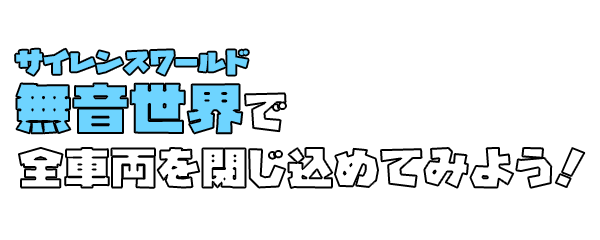
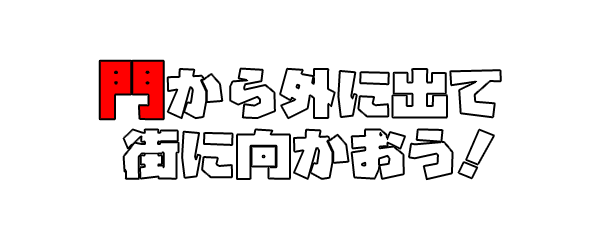
Two versions of the same layered image (600 x 240). Layer-by-layer changes:
hid group "tips4" (3 layers) over 16, 49, 585, 188
renamed "tips6" to "tips7", showed the group it (2 layers) over 45, 60, 553, 180
renamed "ゲートから外に出て" to "門から外に出て", painted on it over 45, 60, 502, 120
